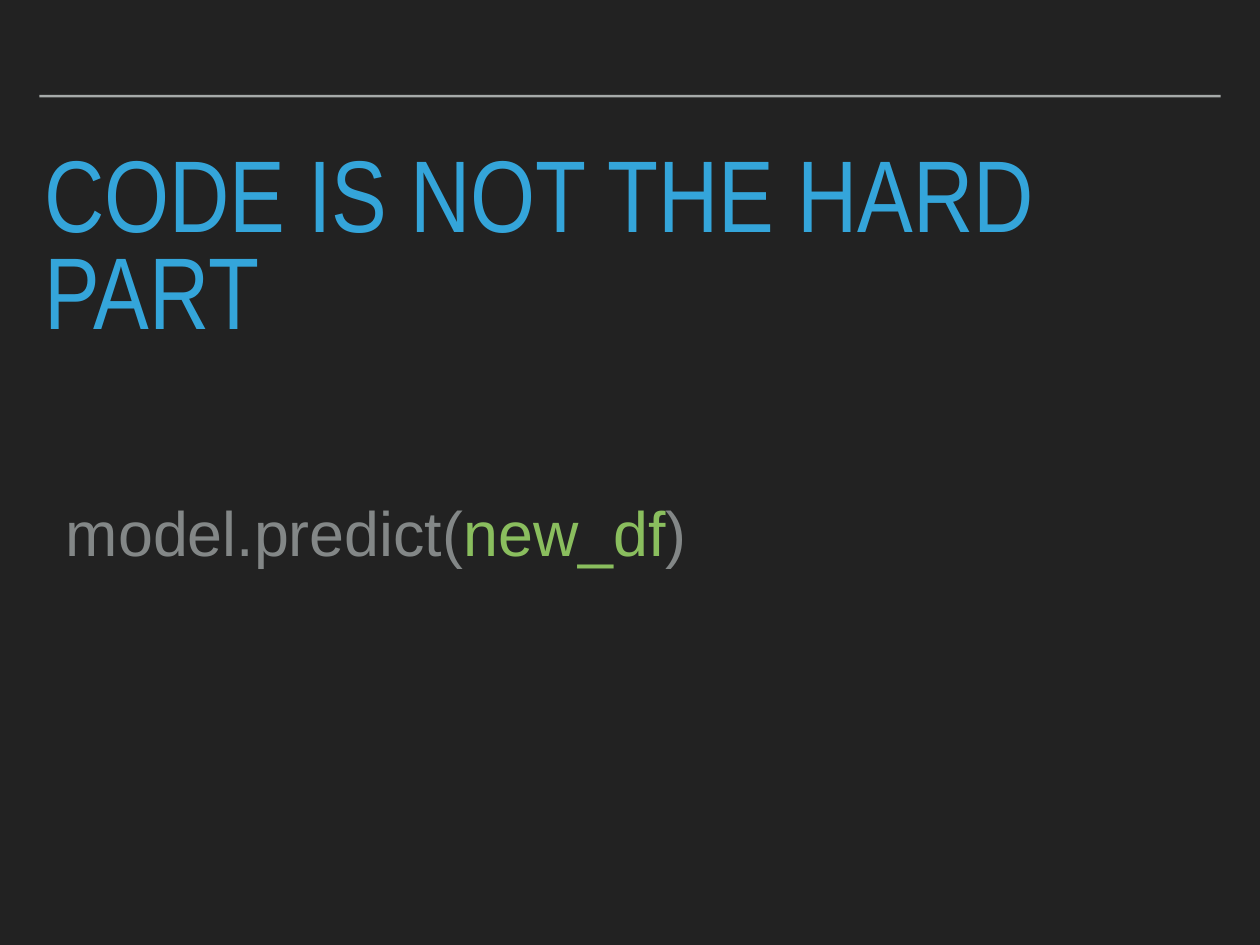
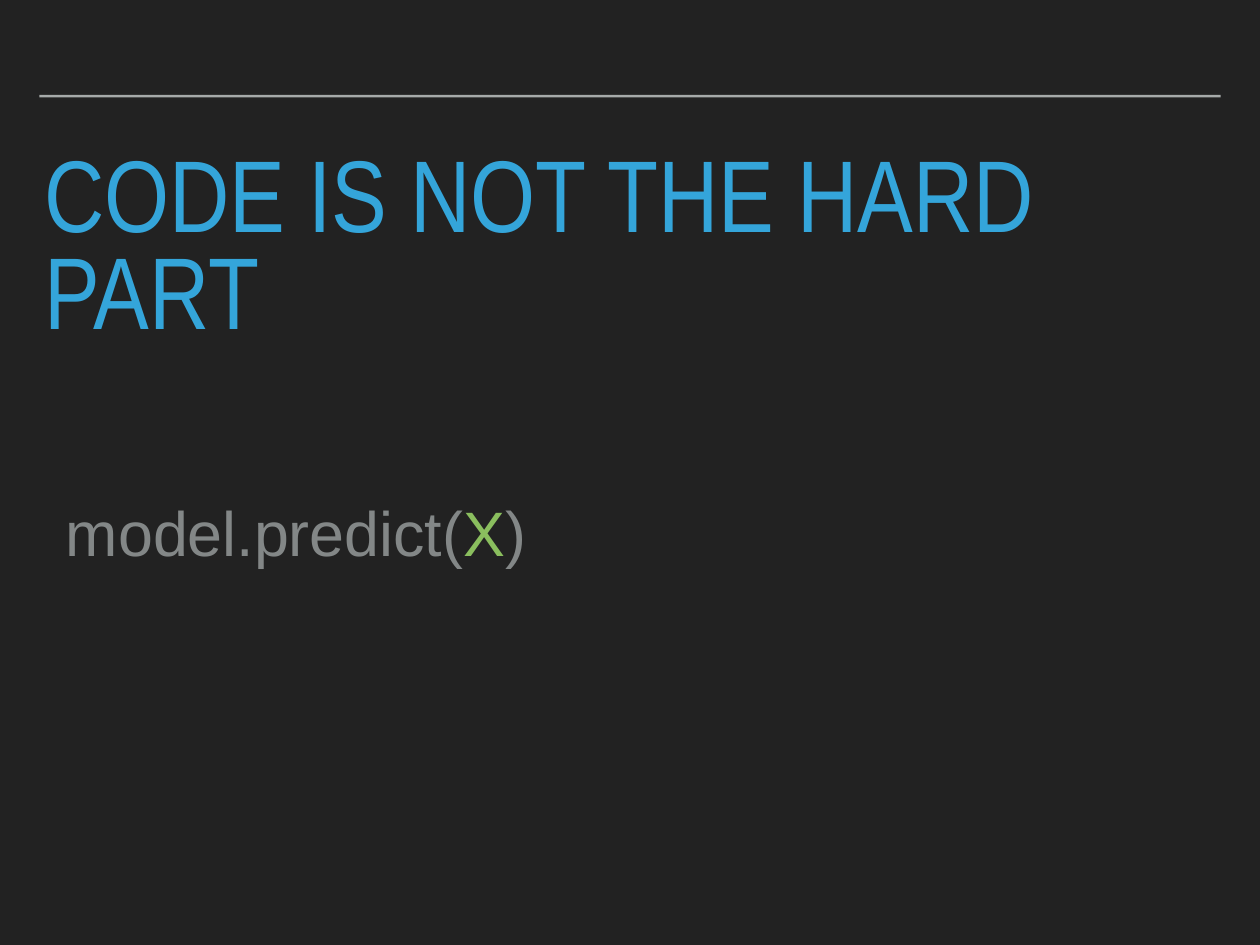
Before and after one commit to robcarrington/python-for-data-science, a slide deck: slide 22 of Session9/Session9_Slides.pptx (slide 19 before the commit). Drawn at 1260x945 pixels with LibreOffice and Linux fonts; fonts in the diff are those of the drawing. Boxes give left, top, right and bottom in pixels: in the first picture for what was removed or moved away, otherwise in the second. Text is boxed around its words. In the diff, an @@ line names an element or a change of style, - is before the commit and + after.

```diff
--- a/Session9/Session9_Slides.pptx
+++ b/Session9/Session9_Slides.pptx
@@ text at bbox=[66, 510, 526, 568]: text changed @@
-model.predict(new_df)
+model.predict(X)
```
Also in this commit, not shown: 6 other slides changed, 10 slides added, 22 slides removed, 4 other files.
